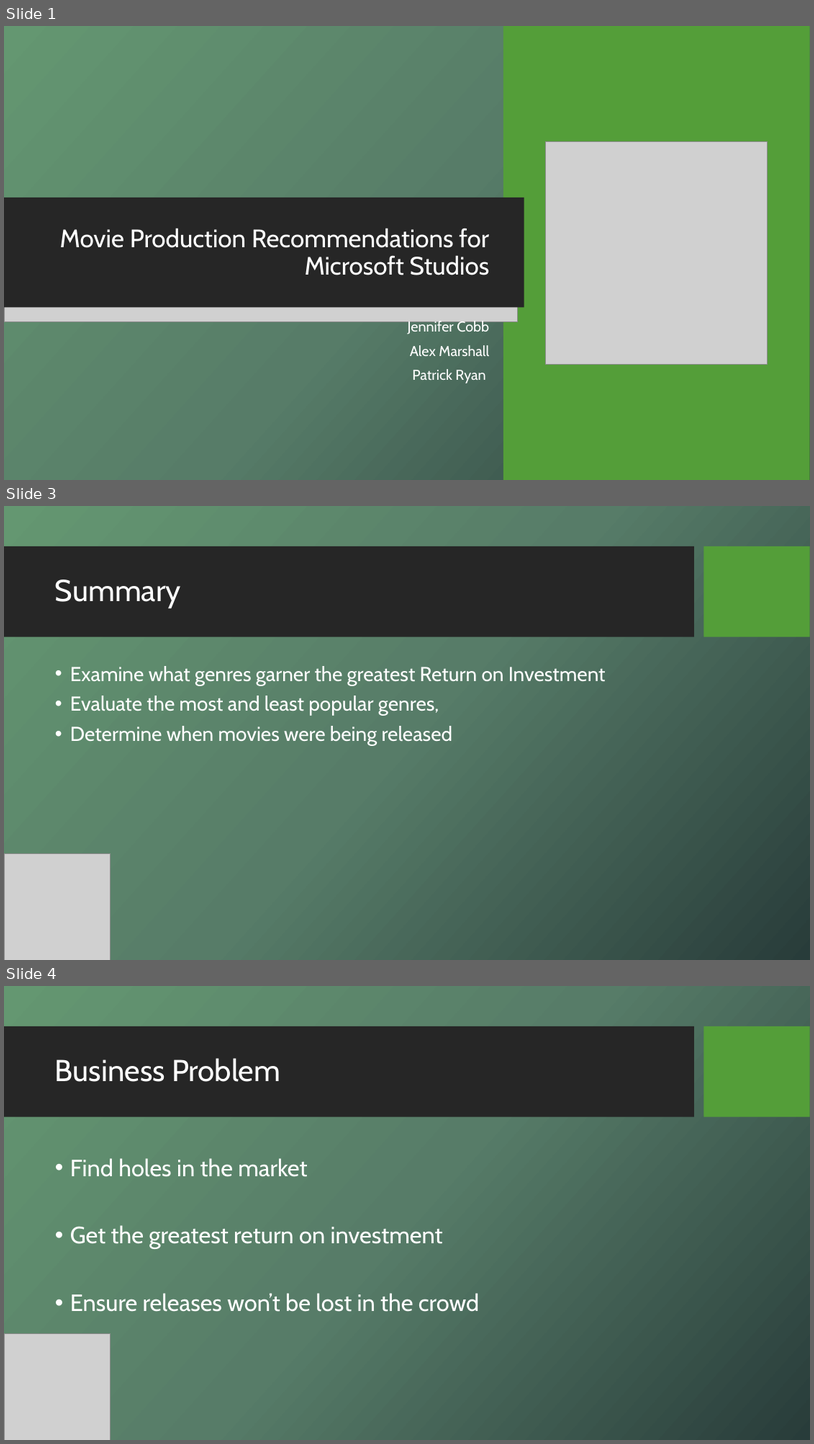
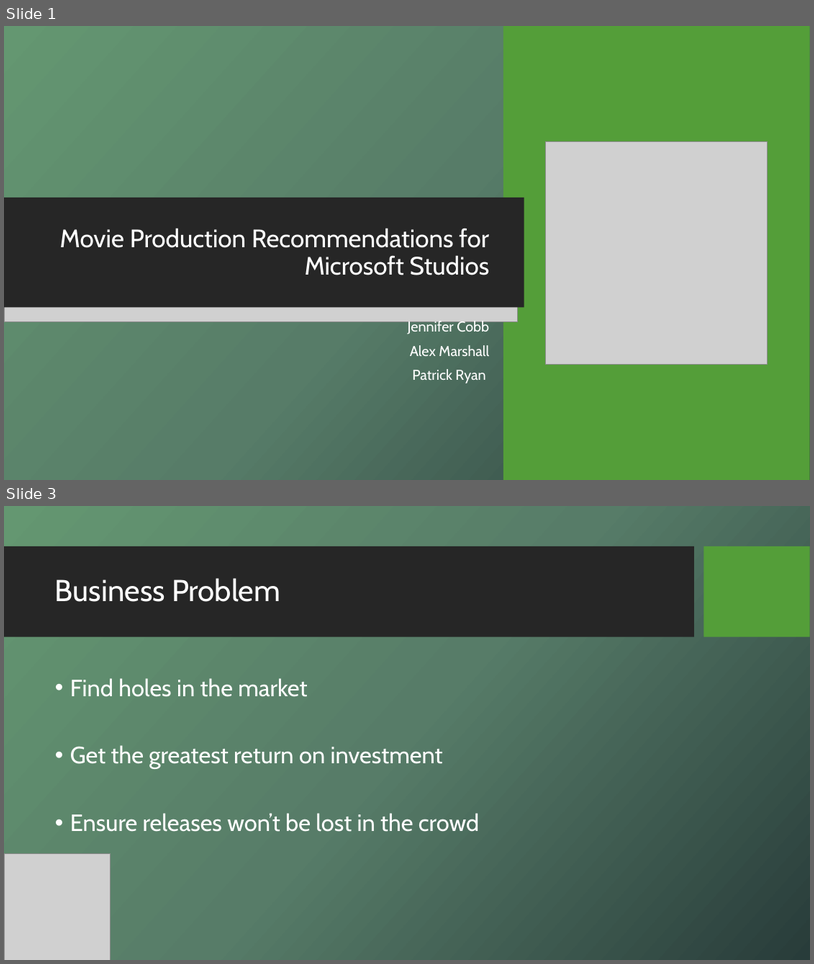
Before and after one commit to houleyemballo/AnalysisMovieData, a slide deck: Movie Production Recommendations for Microsoft StudiosV2.pptx. Shown one above the other, each under a label of ours: slides 1, 3 and 4 before the commit, slides 1 and 3 after it; the slides between them are not shown. The pictures are 814x1444 and 814x964 pixels, drawn with LibreOffice and Linux fonts; fonts in the diff are those of the drawing; grey boxes stand for pictures; background and template pictures are left out. Boxes give left, top, right and bottom in pixels: in the first picture for what was removed or moved away, otherwise in the second. Text is boxed around its words. In the diff, an @@ line names an element or a change of style, - is before the commit and + after.

```diff
--- a/Movie Production Recommendations for Microsoft StudiosV2.pptx
+++ b/Movie Production Recommendations for Microsoft StudiosV2.pptx
@@ slide 3 removed at (4,506,810,960), background picture (left out); not listed: 2 template elements that a slide beside it also shows @@
@@ title removed at (55,579,181,608) @@
-Summary
@@ text removed at (70,666,606,746) @@
-• Examine what genres garner the greatest Return on Investment
-• Evaluate the most and least popular genres,
-• Determine when movies were being released
@@ picture removed at (4,853,111,960) @@
@@ what was slide 4 is now slide 3 @@
```
Also in this commit, not shown: 6 slides changed, 1 other slide removed.
